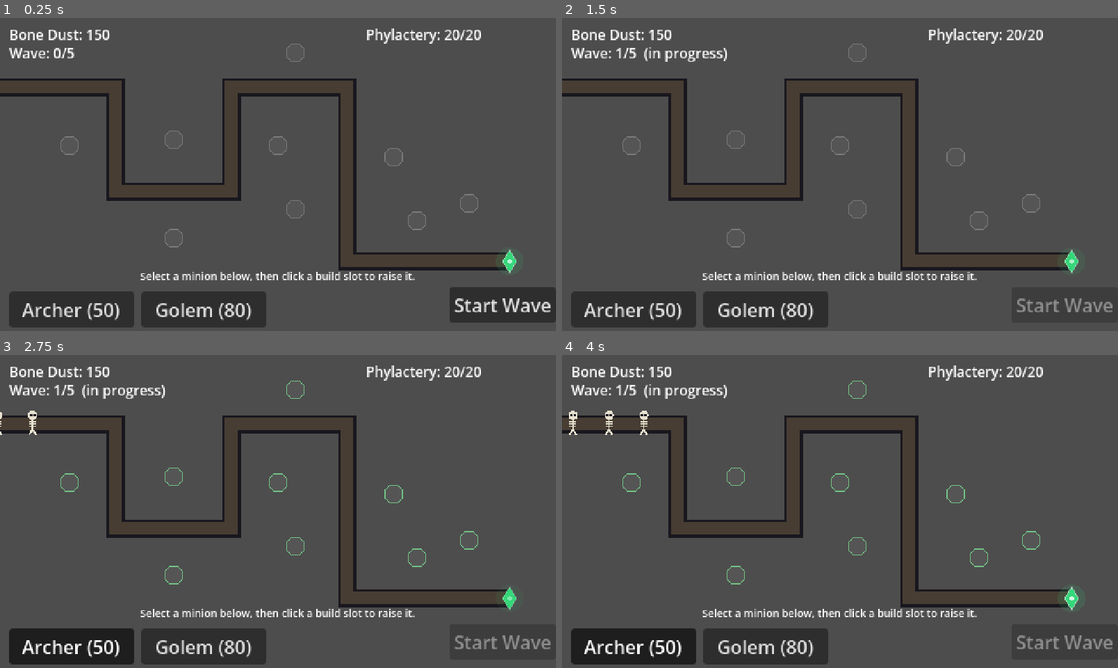
Above: before the commit, frames 1-4 (two rows, left to right).
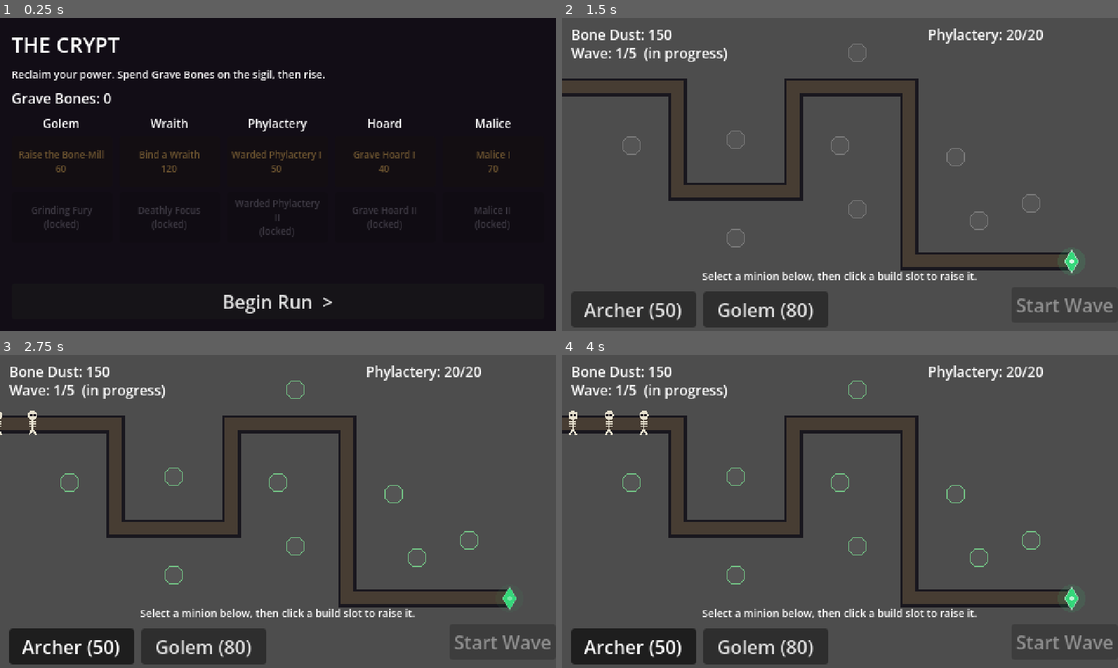
Above: after the commit, the same moments.

Repository: aschollwoeck/debonethemall
Game: Godot game, scene res://scenes/hub/hub.tscn
Same seed, same stepped clock (60 frames per second), same inputs: the game is played once before the commit and once after it. Before the commit the project starts from res://scenes/main/main.tscn.
Inputs (mouse positions are in pixels of both pictures, inside the frame that each line leads up to):
- Up to frame 1 (0.25 s): no input
- Up to frame 2 (1.5 s): click (840, 302) at 0.5 s, where only the run after the commit has a clickable "Begin Run >"; click "Start Wave" at 1.25 s
- Up to frame 3 (2.75 s): click "Archer (50)" at 2 s
- Up to frame 4 (4 s): click "Golem (80)" at 2.75 s; click "Archer (50)" at 3.5 s

The runs differ from the first frame. In frame 1, 97% of the frame differs, in the area x 0-100%, y 0-100%; in frame 2, less than 0.1%; in frame 3, less than 0.1%; in frame 4, less than 0.1%.

Commit message:
feat(hub): add The Crypt Hub scene + run routing (M1-F3)
New Hub scene ('The Crypt') as the entry point: container-based skill-tree UI
with owned/available/locked/unaffordable node states, buying spends Grave Bones
(SkillTree.purchase) and autosaves. Begin Run routes into the run; the run's end
screen now offers 'Return to Crypt' (rename retry_pressed -> return_to_hub_pressed)
routing back. Autoloads persist across scene changes. Screenshot-verified.

Applies self-review findings (all 3 agents): main.gd header de-staled to 'run
orchestrator', _refresh detaches columns before freeing, architecture 'no UI'
reworded, and mechanics.md corrected (Grave Bones spendable-now vs earning-planned,
caveat that tree purchases don't affect runs yet, full 4-state color legend).

Co-Authored-By: Claude Opus 4.8 (1M context) <noreply@anthropic.com>
Claude-Session: https://claude.ai/code/session_01P8fbTuTW77i57Wh6oPPauN

Diff:
--- a/project.godot
+++ b/project.godot
@@ -11,7 +11,7 @@
 
 config/name="Debone Them All"
 config/description="A dark-fantasy pixel-art tower defense. Rise from slave to overlord, one pile of bones at a time."
-run/main_scene="res://scenes/main/main.tscn"
+run/main_scene="res://scenes/hub/hub.tscn"
 config/features=PackedStringArray("4.7", "GL Compatibility")
 config/icon="res://icon.svg"
 
--- /dev/null
+++ b/scenes/hub/hub.tscn
@@ -0,0 +1,10 @@
+[gd_scene load_steps=2 format=3 uid="uid://bh0bcrypt0hub0"]
+
+[ext_resource type="Script" path="res://scripts/hub/hub.gd" id="1_hub"]
+
+[node name="Hub" type="Control"]
+layout_mode = 3
+anchors_preset = 15
+anchor_right = 1.0
+anchor_bottom = 1.0
+script = ExtResource("1_hub")
--- /dev/null
+++ b/scripts/hub/hub.gd
@@ -0,0 +1,139 @@
+extends Control
+## Hub scene ("The Crypt") — the meta screen and the game's entry point (GDD §5/§10).
+##
+## Shows the Grave Bones balance and the skill tree; buying a node spends currency (via
+## SkillTree) and autosaves. "Begin Run" routes into the run scene. Built with Godot
+## containers (auto-layout) rather than absolute positions, so it survives resizes.
+##
+## Note: this feature is Hub + routing + purchasing only. Applying the tree's effects to a
+## run (buffs, minion-unlock gating) is wired by later M1 features.
+
+const RUN_SCENE := "res://scenes/main/main.tscn"
+
+## Display grouping of nodes into visual routes (columns). Display concern, so it lives here
+## rather than in SkillTree's data.
+const ROUTES := [
+	{"title": "Golem", "nodes": ["unlock_golem", "golem_might"]},
+	{"title": "Wraith", "nodes": ["unlock_wraith", "wraith_might"]},
+	{"title": "Phylactery", "nodes": ["phylactery_1", "phylactery_2"]},
+	{"title": "Hoard", "nodes": ["hoard_1", "hoard_2"]},
+	{"title": "Malice", "nodes": ["malice_1", "malice_2"]},
+]
+
+const COL_OWNED := Color(0.50, 0.90, 0.55)   # green — owned
+const COL_AVAIL := Color(0.96, 0.93, 0.80)   # bone — affordable now
+const COL_LOCKED := Color(0.48, 0.46, 0.52)  # grey — prereq missing
+const COL_POOR := Color(0.90, 0.70, 0.35)    # amber — available but can't afford
+
+var _balance_label: Label
+var _tree_row: HBoxContainer
+
+
+func _ready() -> void:
+	set_anchors_preset(Control.PRESET_FULL_RECT)
+	_build()
+	_refresh()
+
+
+func _build() -> void:
+	var bg := ColorRect.new()
+	bg.color = Color("120d16")
+	bg.set_anchors_preset(Control.PRESET_FULL_RECT)
+	add_child(bg)
+
+	var margin := MarginContainer.new()
+	margin.set_anchors_preset(Control.PRESET_FULL_RECT)
+	for side in ["margin_left", "margin_top", "margin_right", "margin_bottom"]:
+		margin.add_theme_constant_override(side, 10)
+	add_child(margin)
+
+	var vbox := VBoxContainer.new()
+	vbox.add_theme_constant_override("separation", 6)
+	margin.add_child(vbox)
+
+	var title := Label.new()
+	title.text = "THE CRYPT"
+	title.add_theme_font_size_override("font_size", 18)
+	vbox.add_child(title)
+
+	var subtitle := Label.new()
+	subtitle.text = "Reclaim your power. Spend Grave Bones on the sigil, then rise."
+	subtitle.add_theme_font_size_override("font_size", 9)
+	vbox.add_child(subtitle)
+
+	_balance_label = Label.new()
+	_balance_label.add_theme_font_size_override("font_size", 12)
+	vbox.add_child(_balance_label)
+
+	_tree_row = HBoxContainer.new()
+	_tree_row.add_theme_constant_override("separation", 6)
+	_tree_row.size_flags_vertical = Control.SIZE_EXPAND_FILL
+	vbox.add_child(_tree_row)
+
+	var begin := Button.new()
+	begin.text = "Begin Run  >"
+	begin.focus_mode = Control.FOCUS_NONE
+	begin.custom_minimum_size = Vector2(0, 28)
+	begin.pressed.connect(_on_begin_run)
+	vbox.add_child(begin)
+
+
+## Rebuilds the balance readout and the tree columns to reflect current MetaState.
+func _refresh() -> void:
+	_balance_label.text = "Grave Bones: %d" % MetaState.grave_bones
+	for child in _tree_row.get_children():
+		_tree_row.remove_child(child)   # detach now so only the new columns remain this frame
+		child.queue_free()
+	for route in ROUTES:
+		var col := VBoxContainer.new()
+		col.add_theme_constant_override("separation", 4)
+		col.size_flags_horizontal = Control.SIZE_EXPAND_FILL
+		_tree_row.add_child(col)
+		var header := Label.new()
+		header.text = route["title"]
+		header.add_theme_font_size_override("font_size", 10)
+		header.horizontal_alignment = HORIZONTAL_ALIGNMENT_CENTER
+		col.add_child(header)
+		for id in route["nodes"]:
+			col.add_child(_make_node_button(id))
+
+
+func _make_node_button(id: String) -> Button:
+	var node := SkillTree.get_node_def(id)
+	var b := Button.new()
+	b.custom_minimum_size = Vector2(0, 44)
+	b.size_flags_horizontal = Control.SIZE_EXPAND_FILL
+	b.focus_mode = Control.FOCUS_NONE
+	b.autowrap_mode = TextServer.AUTOWRAP_WORD_SMART
+	b.add_theme_font_size_override("font_size", 8)
+	b.tooltip_text = node.get("desc", "")
+	var cost := int(node.get("cost", 0))
+	var node_name: String = node.get("name", id)
+
+	if MetaState.is_unlocked(id):
+		b.text = "%s\n(owned)" % node_name
+		b.disabled = true
+		b.modulate = COL_OWNED
+	elif SkillTree.can_purchase(id):
+		b.text = "%s\n%d" % [node_name, cost]
+		b.modulate = COL_AVAIL
+		b.pressed.connect(_on_buy.bind(id))
+	elif not SkillTree.prereqs_met(id):
+		b.text = "%s\n(locked)" % node_name
+		b.disabled = true
+		b.modulate = COL_LOCKED
+	else:   # prereqs met but can't afford
+		b.text = "%s\n%d" % [node_name, cost]
+		b.disabled = true
+		b.modulate = COL_POOR
+	return b
+
+
+func _on_buy(id: String) -> void:
+	if SkillTree.purchase(id):
+		MetaState.save_game()   # autosave on tree purchase (M1 spec §4)
+		_refresh()
+
+
+func _on_begin_run() -> void:
+	get_tree().change_scene_to_file(RUN_SCENE)
--- a/scripts/main/main.gd
+++ b/scripts/main/main.gd
@@ -1,10 +1,12 @@
 extends Node2D
-## M0 orchestrator. Builds the world (fixed path, phylactery, build slots), spawns the HUD
+## Run orchestrator. Builds the world (fixed path, phylactery, build slots), spawns the HUD
 ## and wave manager, handles minion placement/upgrades via clicks, and resolves win/lose.
-## See docs/M0-prototype.md.
+## Entered from the Hub via "Begin Run"; returns there via "Return to Crypt".
 
 const ARCHER := preload("res://scripts/minions/bone_archer.gd")
 const GOLEM := preload("res://scripts/minions/bone_mill_golem.gd")
+
+const HUB_SCENE := "res://scenes/hub/hub.tscn"
 
 const SLOT_RADIUS := 8.0
 const SLOT_CLICK_RADIUS := 12.0
@@ -51,7 +53,7 @@
 	add_child(_hud)
 	_hud.minion_selected.connect(_on_minion_selected)
 	_hud.start_wave_pressed.connect(_on_start_wave)
-	_hud.retry_pressed.connect(_on_retry)
+	_hud.return_to_hub_pressed.connect(_on_return_to_hub)
 
 	GameState.bone_dust_changed.connect(_on_dust_changed)
 	_on_dust_changed(GameState.bone_dust)
@@ -125,8 +127,8 @@
 		_update_wave_hud()
 
 
-func _on_retry() -> void:
-	get_tree().reload_current_scene()
+func _on_return_to_hub() -> void:
+	get_tree().change_scene_to_file(HUB_SCENE)
 
 
 func _on_dust_changed(amount: int) -> void:
--- a/scripts/ui/hud.gd
+++ b/scripts/ui/hud.gd
@@ -5,7 +5,7 @@
 
 signal minion_selected(kind: String)
 signal start_wave_pressed
-signal retry_pressed
+signal return_to_hub_pressed
 
 const ARCHER := "archer"
 const GOLEM := "golem"
@@ -102,9 +102,9 @@
 	vbox.add_child(_end_label)
 
 	var retry := Button.new()
-	retry.text = "Rise Again"
+	retry.text = "Return to Crypt"
 	retry.focus_mode = Control.FOCUS_NONE
-	retry.pressed.connect(func(): retry_pressed.emit())
+	retry.pressed.connect(func(): return_to_hub_pressed.emit())
 	vbox.add_child(retry)
 
 	_end_panel.visible = false
Not shown, added: scripts/hub/hub.gd.uid
Not shown, changed: CHANGELOG.md
Not shown, changed: docs/architecture.md
Not shown, changed: docs/mechanics.md
